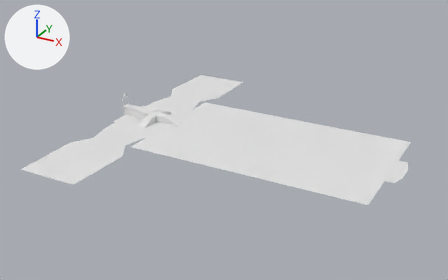
The FBX model Assets/Davido/Chappel objs/BlockOutAlter.fbx: old version first, new version second.
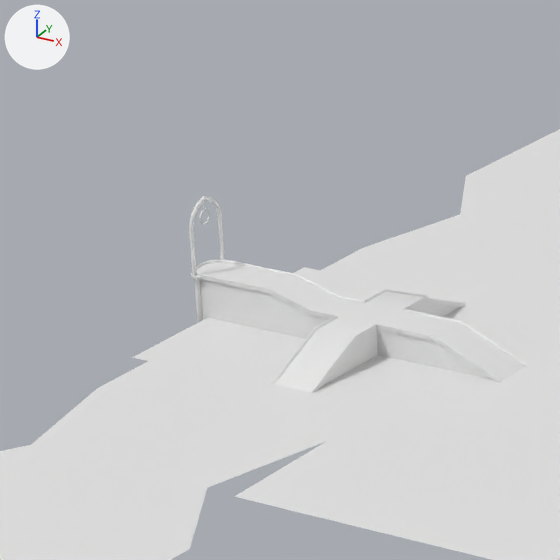
The first picture shows the older version from a 50 mm camera at (181.9, -223.5, 113.8) aimed at (57.5, 2.6, 0.8). The close-ups show both versions on the part from 20% to 42% of the width and 21% to 57% of the height of that picture; other places that the commit changed are outside them. Lighting does not change. The marker at upper left points along +X, +Y and +Z.

Before the edit, the objects in view are built like this:
```python
me_circle_011 = bpy.data.meshes.new('Circle.011')
me_circle_011.from_pydata(...)  # 2335 vertices, 2211 faces; spans x -3.9..29.7, y -11.9..11.9, z -1.5..10.8
me_circle_011.materials.append(mat_alter)  # white #e7e7e7
me_plane_007 = bpy.data.meshes.new('Plane.007')
me_plane_007.from_pydata(...)  # 47 vertices, 28 faces; spans x -2.9..137.7, y -72.7..72.7, z 0.0
me_plane_007.materials.append(mat_floor)  # white #e7e7e7
ob_floor_008 = bpy.data.objects.new('Floor.008', me_circle_011)
ob_floor_008.location = (0.0, 10.0, 0.0)
ob_plane_010 = bpy.data.objects.new('Plane.010', me_plane_007)
ob_plane_010.location = (0.0, 10.0, 0.0)
```
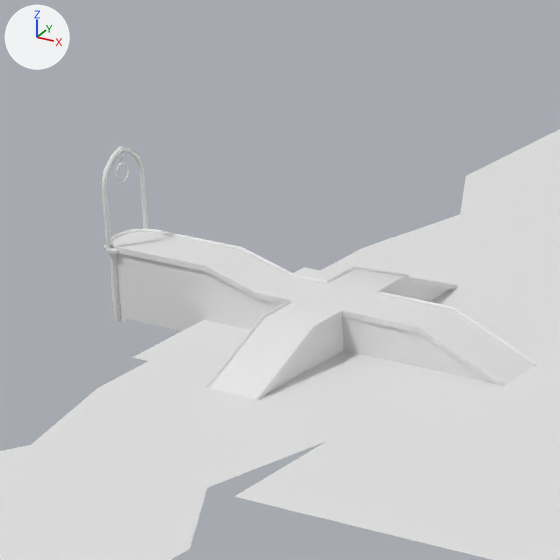
Patch to the scene script:
```diff
--- a/Assets/Davido/Chappel objs/BlockOutAlter.fbx.py
+++ b/Assets/Davido/Chappel objs/BlockOutAlter.fbx.py
@@ ob_floor_008 @@
 ob_floor_008 = bpy.data.objects.new('Floor.008', me_circle_011)
-ob_floor_008.location = (0.0, 10.0, 0.0)
+ob_floor_008.location = (-8.24, 10.0, 0.0)
+ob_floor_008.scale = (1.3, 1.3, 1.3)
```

Location of each change, [x1, y1, x2, y2] in pixels of the close-ups (560 x 560 px):
'Floor.008', moved, rescaled (29% wider, 29% taller)
    before: [189, 196, 527, 393]
    after: [101, 146, 537, 400]
